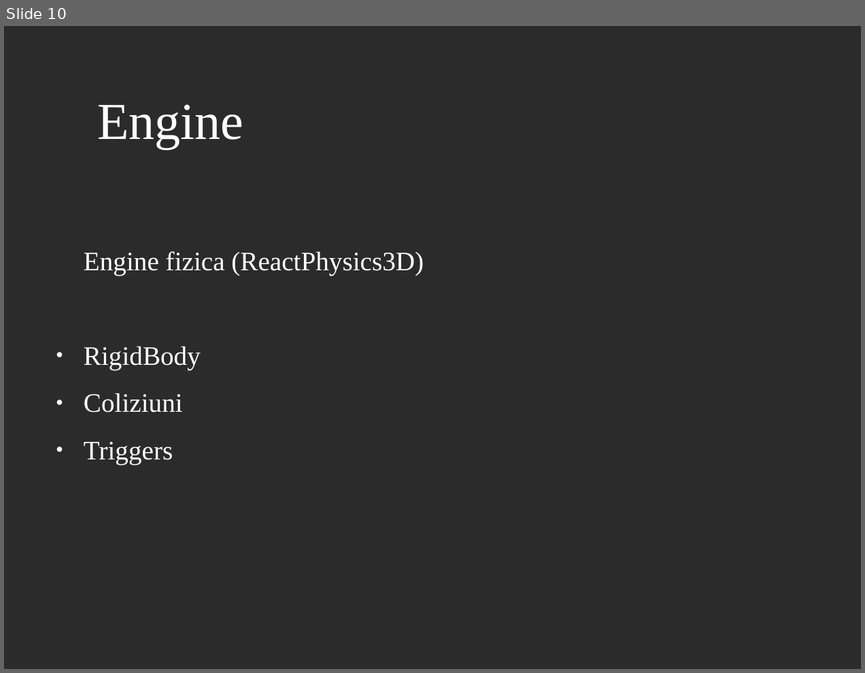
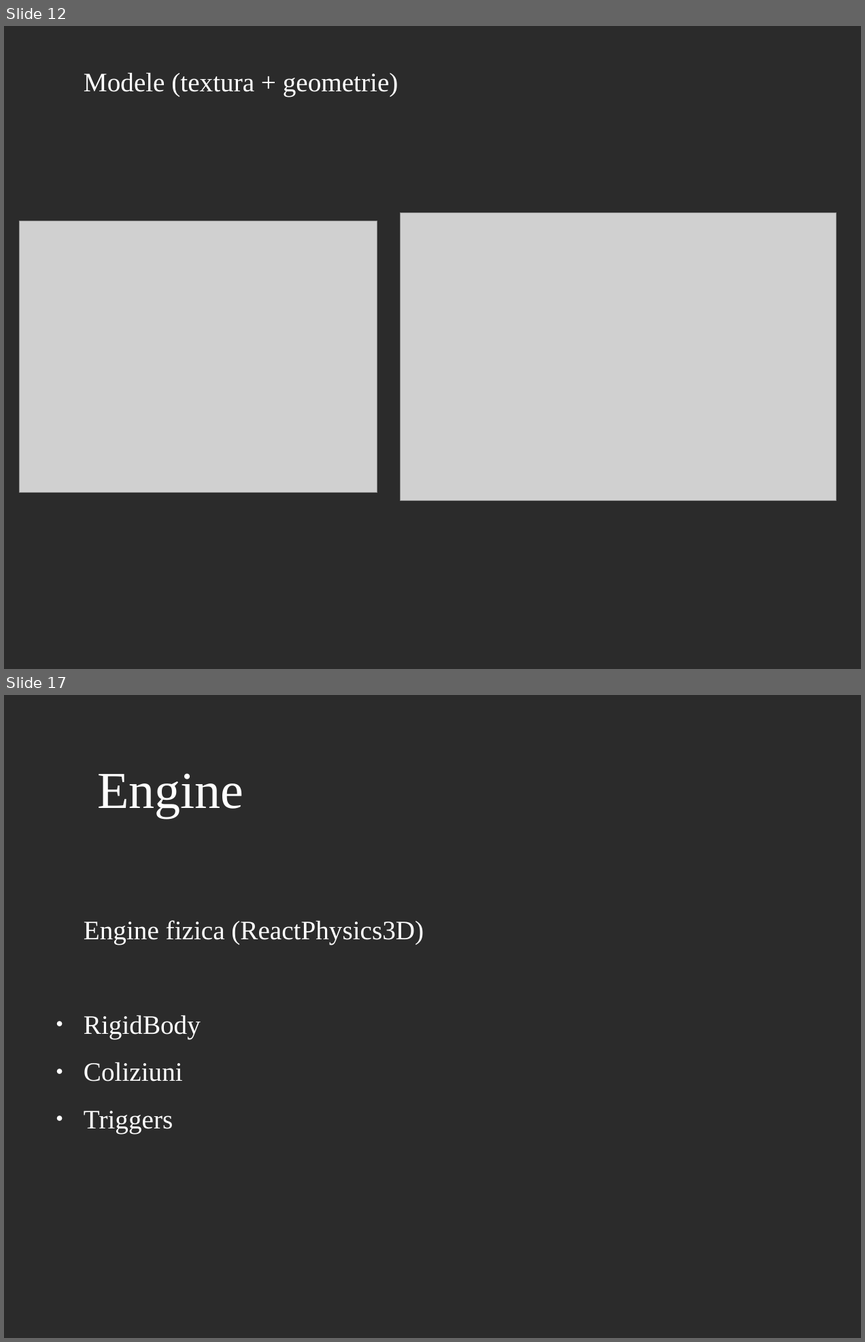
Before and after one commit to AlexandruScutaru/Licenta2019AlexandruOvidiuScutaru, a slide deck: GameEngine3D_prezentare.odp. Shown one above the other, each under a label of ours: slide 10 before the commit, slides 12 and 17 after it; the slides between them are not shown. The pictures are 865x673 and 865x1342 pixels, drawn with LibreOffice and Linux fonts; fonts in the diff are those of the drawing; grey boxes stand for pictures; background and template pictures are left out; a plain dark background stands for a picture behind light text. Boxes give left, top, right and bottom in pixels: in the first picture for what was removed or moved away, otherwise in the second. Text is boxed around its words. In the diff, an @@ line names an element or a change of style, - is before the commit and + after.

```diff
--- a/GameEngine3D_prezentare.odp
+++ b/GameEngine3D_prezentare.odp
@@ slide 12 added at <box>4,26,861,669</box>, background picture (left out) @@
@@ text added at <box>84,72,398,96</box>, 24.7 pt, text #FFFFFF @@
+Modele (textura + geometrie)
@@ picture added at <box>20,221,377,492</box> @@
@@ picture added at <box>400,212,837,500</box> @@
@@ what was slide 10 is now slide 17 @@
```
Also in this commit, not shown: 5 slides changed, 11 other slides added, 3 slides removed.
